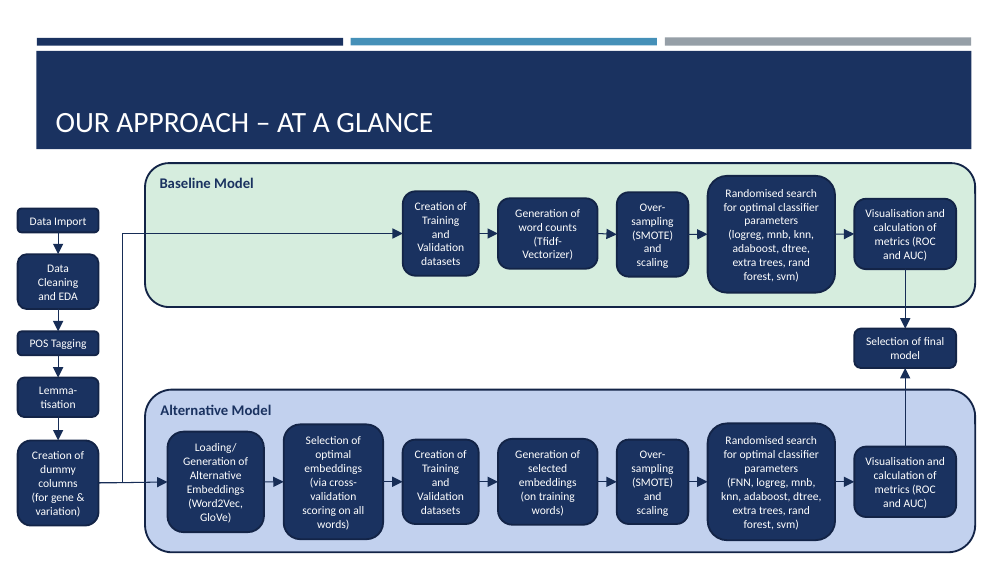
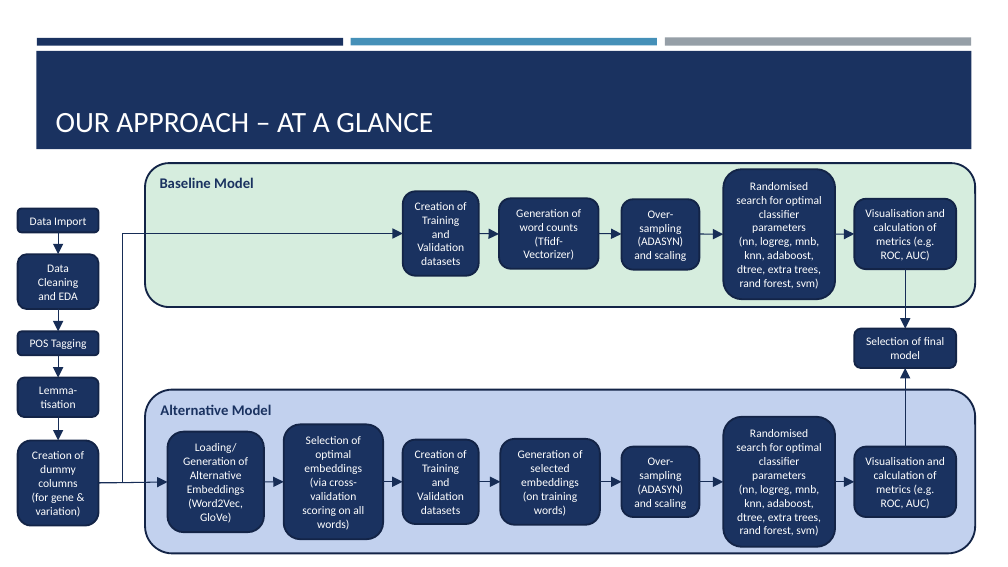
Before and after one commit to yuchye/Capstone, a slide deck: slide 4 of Capstone_Presentation.pptx. Drawn at 1008x567 pixels with LibreOffice and Linux fonts; fonts in the diff are those of the drawing. Boxes give left, top, right and bottom in pixels: in the first picture for what was removed or moved away, otherwise in the second. Text is boxed around its words. In the diff, an @@ line names an element or a change of style, - is before the commit and + after.

```diff
--- a/Capstone_Presentation.pptx
+++ b/Capstone_Presentation.pptx
@@ rounded rectangle "Randomised search for optimal classifier ...": place and size @@
-rounded rectangle "Randomised search for optimal classifier ..." at bbox=[708, 176, 836, 293]
+rounded rectangle "Randomised search for optimal classifier ..." at bbox=[724, 169, 836, 299]
@@ rounded rectangle "Over-sampling": place and size @@
-rounded rectangle "Over-sampling" at bbox=[617, 192, 689, 277]
+rounded rectangle "Over-sampling" at bbox=[622, 200, 699, 270]
@@ text in rounded rectangle at bbox=[865, 209, 945, 261]: text changed @@
-Visualisation and calculation of metrics (ROC and AUC)
+Visualisation and calculation of metrics (e.g. ROC, AUC)
@@ arrow moved from (597, 234) - (617, 234) to (599, 234) - (622, 234) @@
@@ text in rounded rectangle at bbox=[638, 236, 684, 247]: text changed @@
-(SMOTE)
+(ADASYN)
@@ arrow moved from (689, 234) - (708, 234) to (699, 234) - (724, 234) @@
@@ text in rounded rectangle at bbox=[737, 236, 821, 289]: text changed @@
-(logreg, mnb, knn, adaboost, dtree, extra trees, rand forest, svm)
+(nn, logreg, mnb, knn, adaboost, dtree, extra trees, rand forest, svm)
@@ rounded rectangle "Randomised search for optimal classifier ...": place and size @@
-rounded rectangle "Randomised search for optimal classifier ..." at bbox=[708, 423, 836, 541]
+rounded rectangle "Randomised search for optimal classifier ..." at bbox=[724, 417, 836, 547]
@@ rounded rectangle "Over-sampling": place and size @@
-rounded rectangle "Over-sampling" at bbox=[617, 440, 689, 525]
+rounded rectangle "Over-sampling" at bbox=[622, 447, 699, 517]
@@ text in rounded rectangle at bbox=[865, 457, 945, 509]: text changed @@
-Visualisation and calculation of metrics (ROC and AUC)
+Visualisation and calculation of metrics (e.g. ROC, AUC)
@@ arrow moved from (597, 482) - (617, 482) to (600, 482) - (622, 482) @@
@@ text in rounded rectangle at bbox=[634, 484, 687, 509]: text changed @@
-(SMOTE) and scaling
+(ADASYN) and scaling
@@ arrow moved from (689, 482) - (708, 482) to (699, 482) - (724, 482) @@
@@ text in rounded rectangle at bbox=[737, 484, 821, 536]: text changed @@
-(FNN, logreg, mnb, knn, adaboost, dtree, extra trees, rand forest, svm)
+(nn, logreg, mnb, knn, adaboost, dtree, extra trees, rand forest, svm)
```
Also in this commit, not shown: 4 other slides changed, 23 other files.
